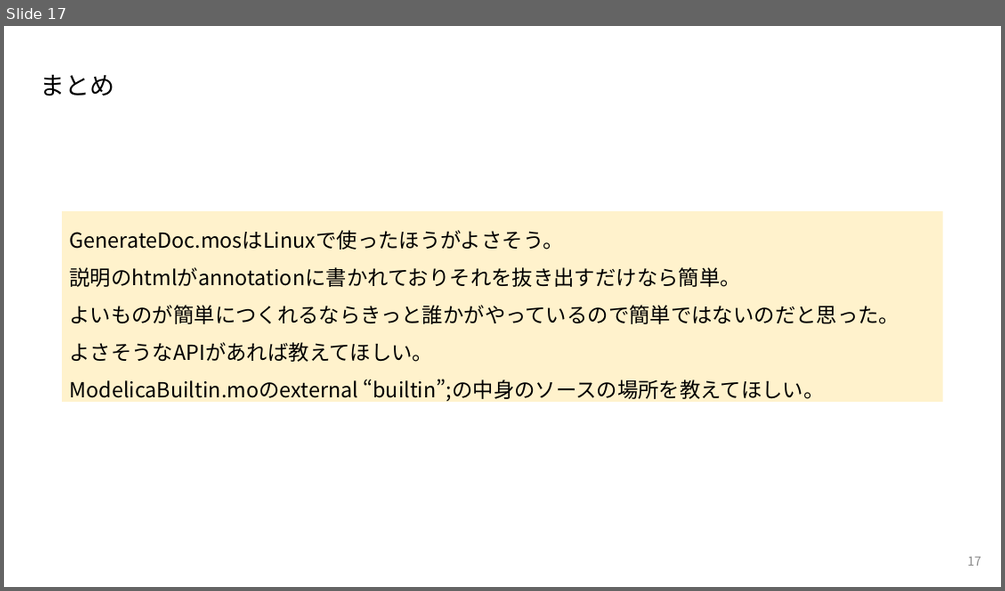
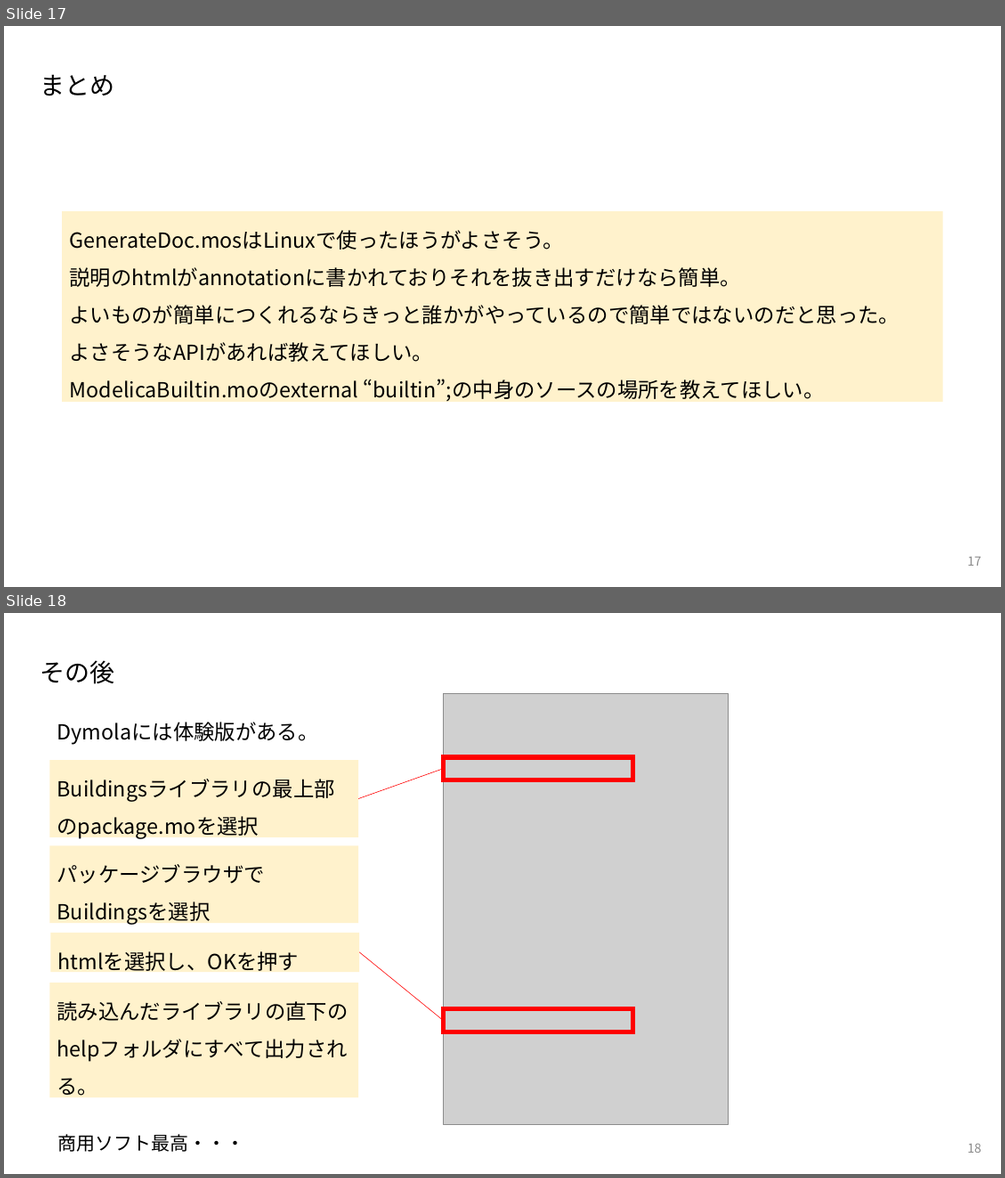
Before and after one commit to kinonotofu/tofulog, a slide deck: document/20190525_GenerateDoc.pptx. Shown one above the other, each under a label of ours: slide 17 before the commit, slides 17 and 18 after it. The pictures are 1005x591 and 1005x1178 pixels, drawn with LibreOffice and Linux fonts; fonts in the diff are those of the drawing; grey boxes stand for pictures. Boxes give left, top, right and bottom in pixels: in the first picture for what was removed or moved away, otherwise in the second. Text is boxed around its words. In the diff, an @@ line names an element or a change of style, - is before the commit and + after.

```diff
--- a/document/20190525_GenerateDoc.pptx
+++ b/document/20190525_GenerateDoc.pptx
@@ slide 18 added at (4,613,1001,1174), background #FFFFFF @@
@@ text added at (40,660,114,684), 24 pt, text #000000 @@
+その後
@@ picture added at (443,694,728,1125) @@
@@ text added at (57,722,318,745), 20 pt, text #000000 @@
+Dymolaには体験版がある。
@@ rectangle added at (49,761,358,837), fill #FFF2CC, 20 pt, text #000000 @@
+Buildingsライブラリの最上部のpackage.moを選択
@@ line added from (358, 798) to (443, 769), #FF0000 0.5 pt @@
@@ rectangle added at (443,757,632,779), outline #FF0000 4.5 pt @@
@@ rectangle added at (49,845,358,923), fill #FFF2CC, 20 pt, text #000000 @@
+パッケージブラウザで
+Buildingsを選択
@@ rectangle added at (50,933,359,972), fill #FFF2CC, 20 pt, text #000000 @@
+htmlを選択し、OKを押す
@@ line added from (359, 952) to (443, 1021), #FF0000 0.5 pt @@
@@ rectangle added at (49,982,358,1097), fill #FFF2CC, 20 pt, text #000000 @@
+読み込んだライブラリの直下の
+helpフォルダにすべて出力される。
@@ rectangle added at (443,1009,632,1032), outline #FF0000 4.5 pt @@
@@ text added at (58,1134,245,1151), 18 pt, text #000000 @@
+商用ソフト最高・・・
@@ page number added at (967,1143,981,1152), 12 pt, text #8C8C8C @@
+18
```
Also in this commit, not shown: 1 slide changed.
